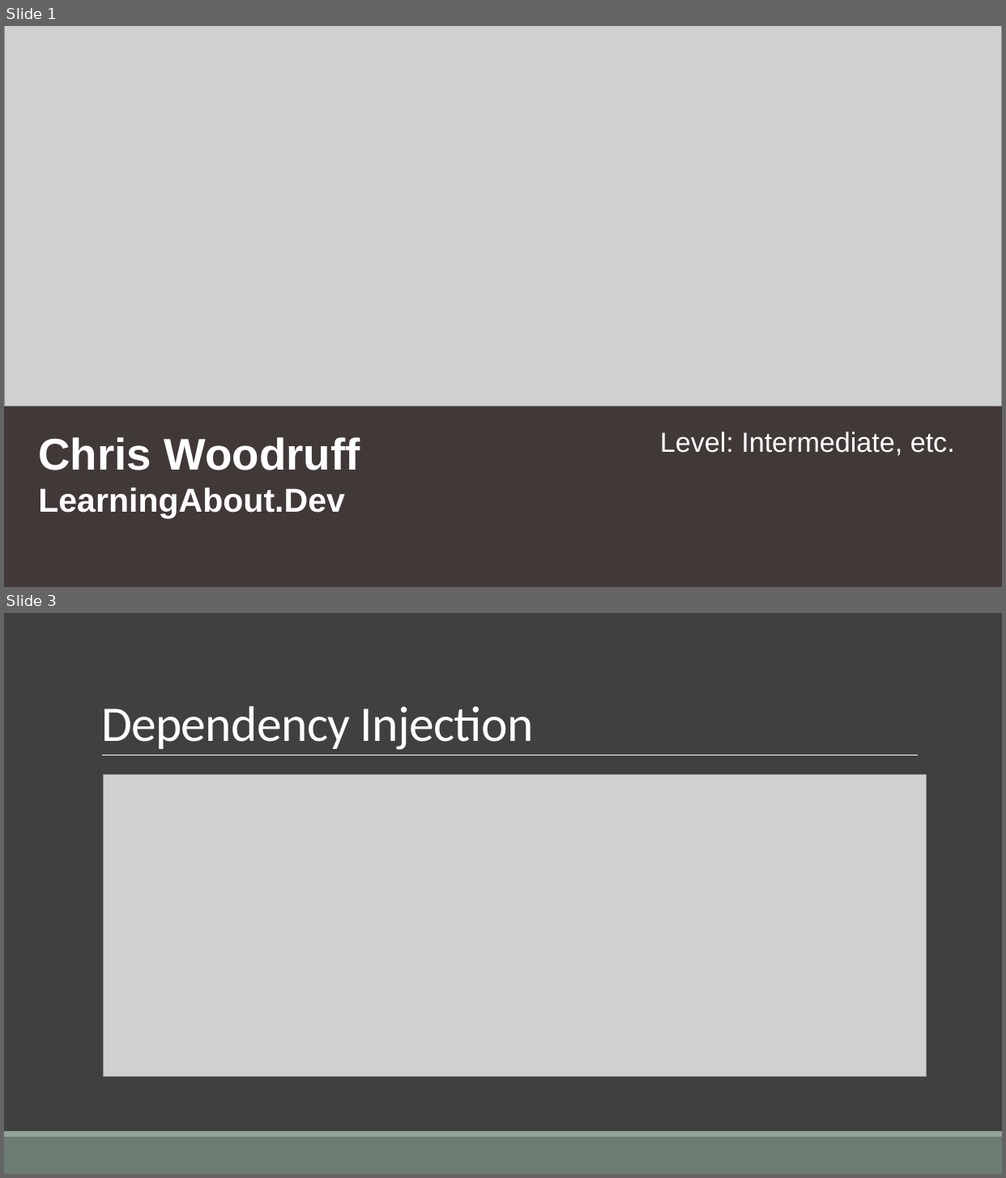
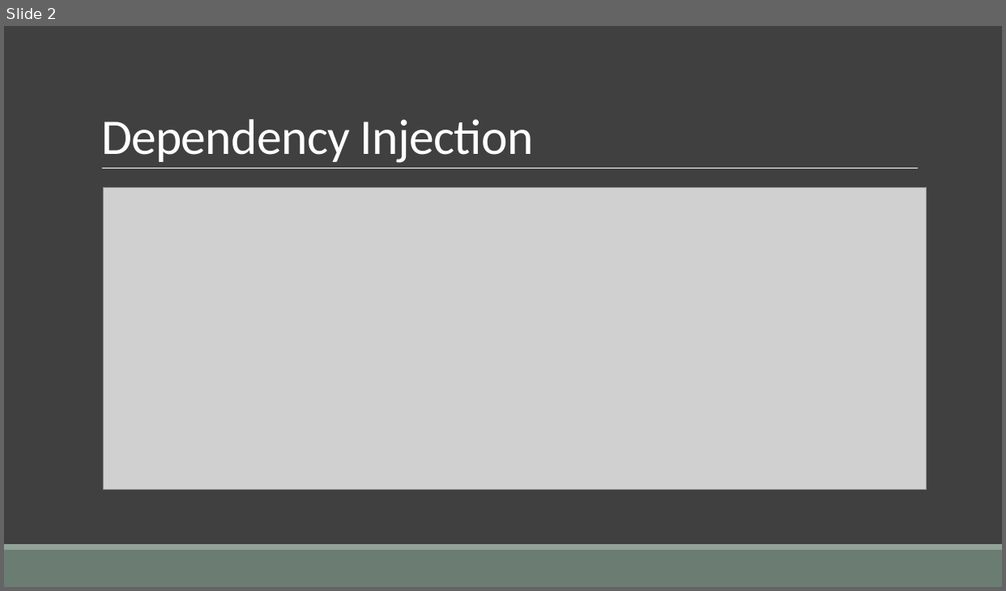
Before and after one commit to cwoodruff/aspnet-6-web-api-workshop, a slide deck: module-1/01-06 Developing the API Endpoints/01-06 Developing the Web API endpoints.pptx. Shown one above the other, each under a label of ours: slides 1 and 3 before the commit, slide 2 after it; the slides between them are not shown. The pictures are 1006x1178 and 1006x591 pixels, drawn with LibreOffice and Linux fonts; fonts in the diff are those of the drawing; grey boxes stand for pictures; background and template pictures are left out; a plain dark background stands for a picture behind light text. Boxes give left, top, right and bottom in pixels: in the first picture for what was removed or moved away, otherwise in the second. Text is boxed around its words. In the diff, an @@ line names an element or a change of style, - is before the commit and + after.

```diff
--- a/module-1/01-06 Developing the API Endpoints/01-06 Developing the Web API endpoints.pptx
+++ b/module-1/01-06 Developing the API Endpoints/01-06 Developing the Web API endpoints.pptx
@@ slide 1 removed at [4, 26, 1002, 587], background picture (left out) @@
@@ picture removed at [4, 26, 1002, 407] @@
@@ rectangle removed at [4, 382, 1002, 587] @@
@@ text removed at [38, 437, 360, 518] @@
-Chris Woodruff
-LearningAbout.Dev
@@ text removed at [660, 432, 955, 456] @@
-Level: Intermediate, etc.
@@ what was slide 3 is now slide 2 @@
```
Also in this commit, not shown: 1 slide changed, 13 other files.
